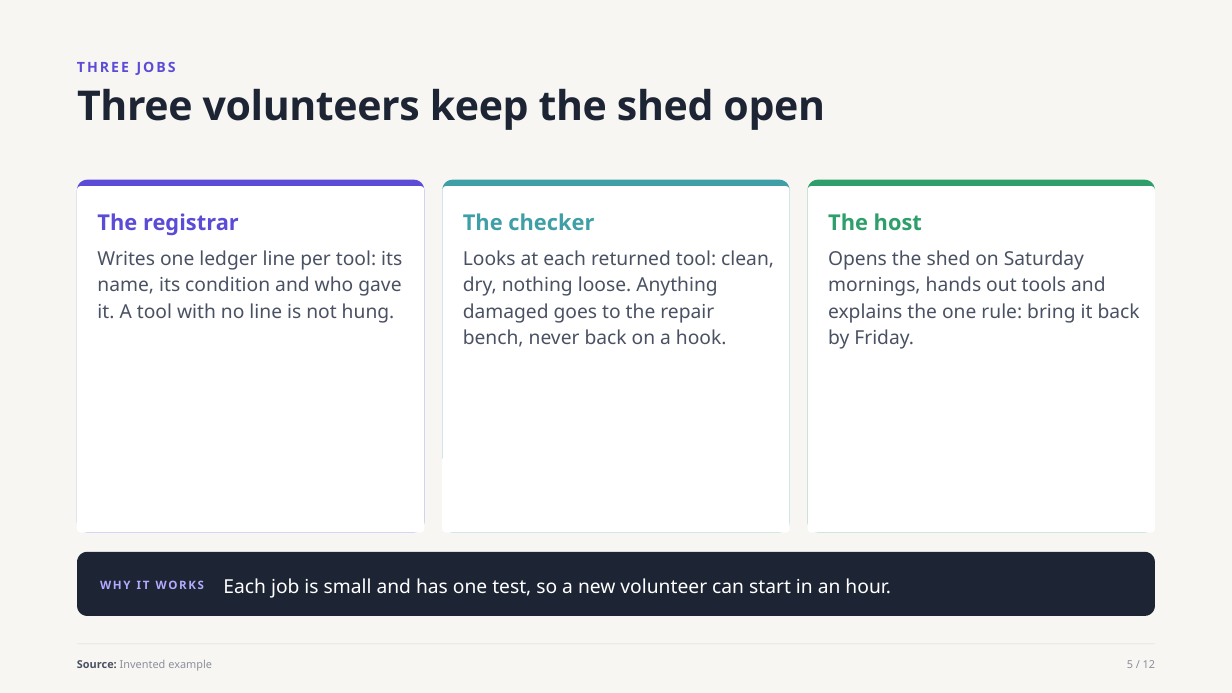
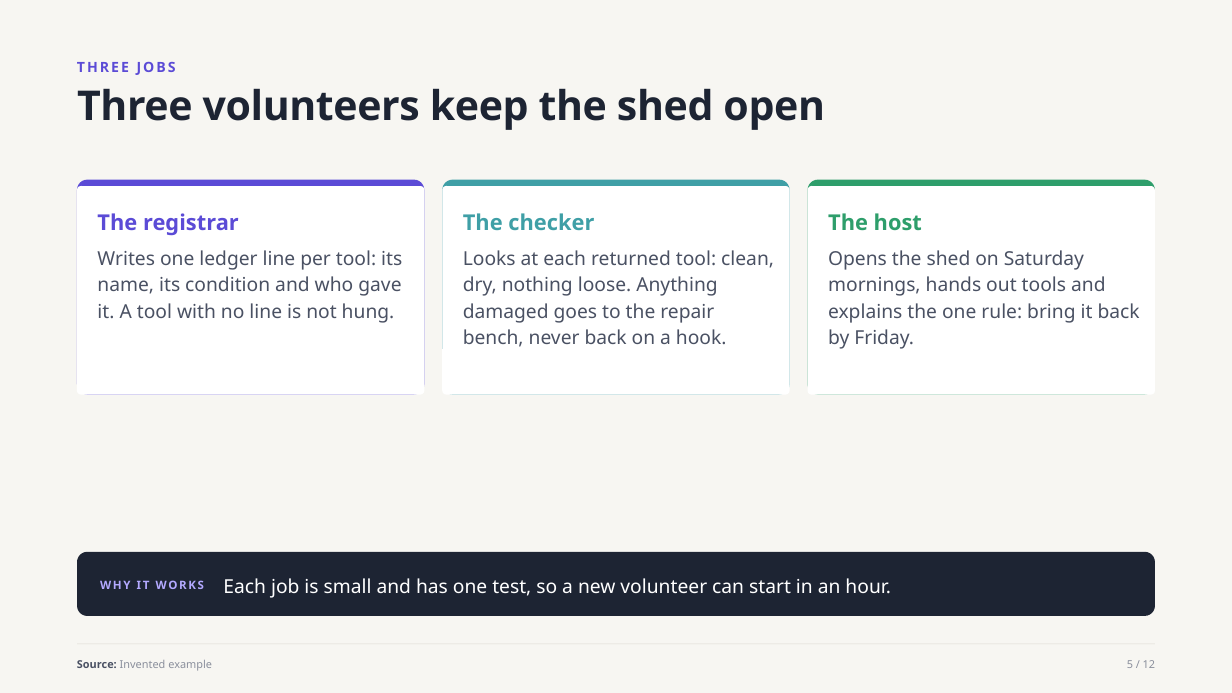
Before and after one commit to witt3rd/publishing, a slide deck: slide 5 of docs/samples/house-style-explainer-v1.pptx. Drawn at 1232x693 pixels with LibreOffice and Linux fonts; fonts in the diff are those of the drawing. Boxes give left, top, right and bottom in pixels: in the first picture for what was removed or moved away, otherwise in the second. Text is boxed around its words. In the diff, an @@ line names an element or a change of style, - is before the commit and + after.

```diff
--- a/docs/samples/house-style-explainer-v1.pptx
+++ b/docs/samples/house-style-explainer-v1.pptx
@@ rounded rectangle: place and size @@
-rounded rectangle at [77,179,424,532]
+rounded rectangle at [77,179,424,395]
@@ rounded rectangle: place and size @@
-rounded rectangle at [443,179,790,532]
+rounded rectangle at [443,179,790,395]
@@ rounded rectangle: place and size @@
-rounded rectangle at [808,179,1155,532]
+rounded rectangle at [808,179,1155,395]
@@ rounded rectangle: place and size @@
-rounded rectangle at [77,186,424,532]
+rounded rectangle at [77,186,424,395]
@@ rounded rectangle: place and size @@
-rounded rectangle at [443,186,790,532]
+rounded rectangle at [443,186,790,395]
@@ proportions changed in 6 elements at [77,179,424,395], [443,179,790,395], [808,179,1155,395], [77,186,424,395], [443,186,790,395], [808,186,1155,395] @@
@@ rounded rectangle: place and size @@
-rounded rectangle at [808,186,1155,532]
+rounded rectangle at [808,186,1155,395]
```
Also in this commit, not shown: 2 other slides changed, 3 other files.
